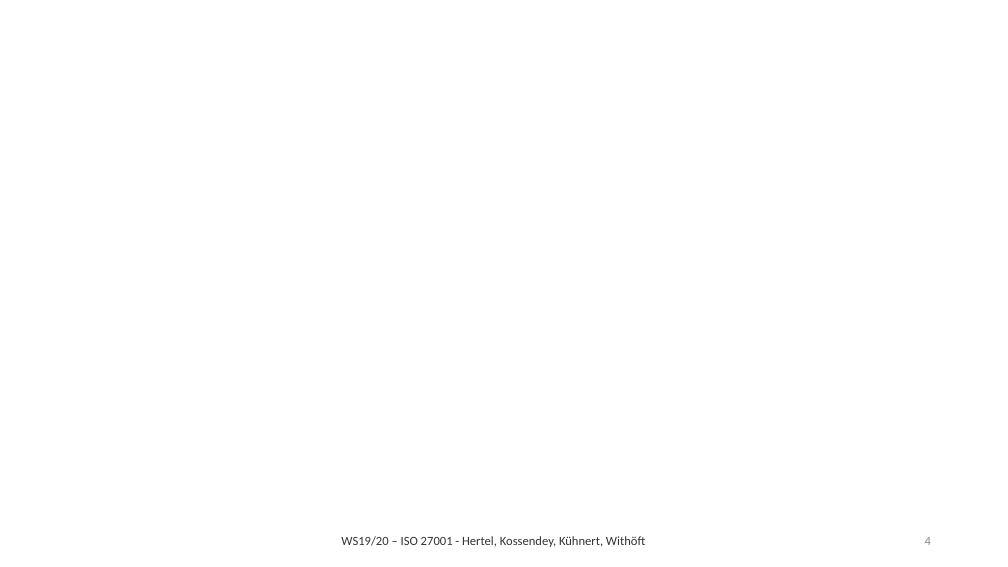
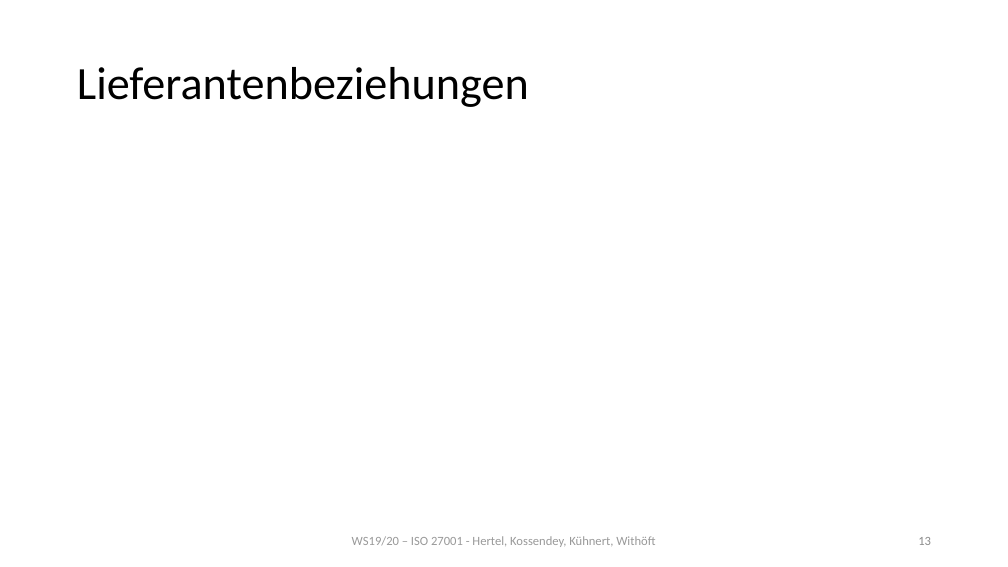
Before and after one commit to mwithoeft/SicherheitUndZuverlaessigkeit, a slide deck: slide 13 of Moritz/merged.pptx (slide 4 before the commit). Drawn at 1008x567 pixels with LibreOffice and Linux fonts; fonts in the diff are those of the drawing. Boxes give left, top, right and bottom in pixels: in the first picture for what was removed or moved away, otherwise in the second. Text is boxed around its words. In the diff, an @@ line names an element or a change of style, - is before the commit and + after.

```diff
--- a/Moritz/merged.pptx
+++ b/Moritz/merged.pptx
@@ title added at [77,67,529,107], 44 pt, text #000000 @@
+Lieferantenbeziehungen
@@ text "WS19/20 – ISO 27001 - ..." at [352,536,655,547]: text colour #000000 at 80% opacity to #808080 at 80% opacity; alignment left to centre @@
@@ page number at [918,537,931,545]: text changed @@
-4
+13
```
Also in this commit, not shown: 2 other slides changed, 6 slides added.
